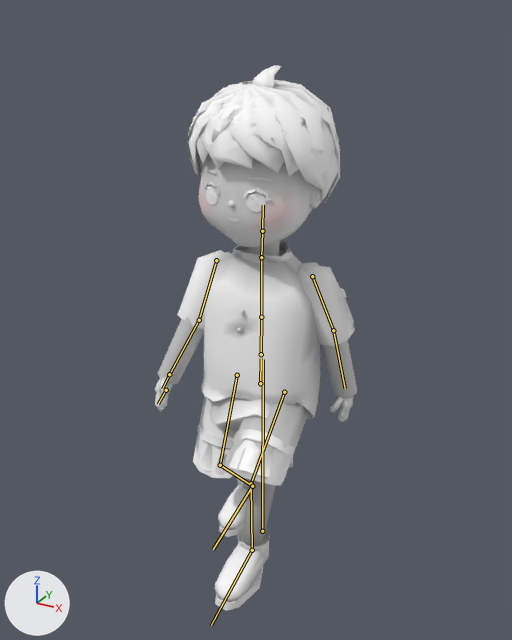
Before and after pictures for a commit that changed the glTF model public/models/villager-kid.lite.glb.
Camera for both pictures: a 50 mm lens placed at (0.688, -1.287, 1.233), pointed at (0.017, -0.067, 0.623). Every picture has the same lights, and +X, +Y and +Z are marked at lower left. The picture after the commit comes second. Both versions are drawn at frame 12 of the action 'Walk'; the numbers are the values there. The bones that change, and the others that lie on the model, are drawn over the model as lines.

The first picture shows 'villager-kid'.
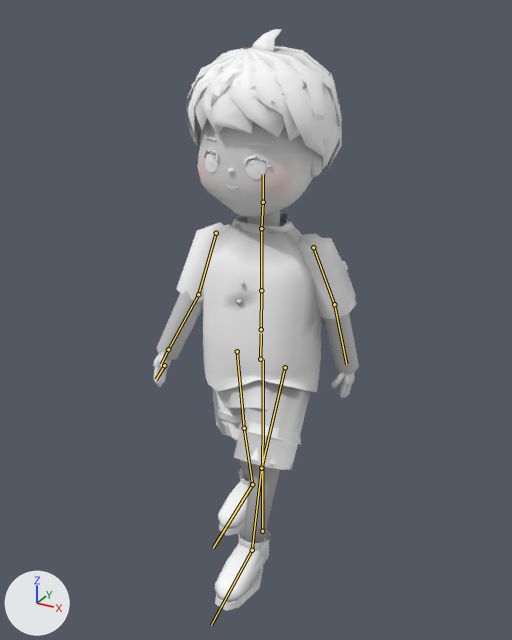
What the commit changed:
Bone 'hips' (bone_hips) moves from (-0.007, -0.064, 0.0) to (-0.007, -0.001, 0.0).
Bone 'thigh_L' (bone_thigh_l) turns from (-57, -12, 0) to (-33, -12, 0) degrees about its own x, y and z.
Bone 'shin_L' (bone_shin_l) turns from (54, 0, 1) to (12, 0, 0) degrees about its own x, y and z.
Bone 'foot_L' (bone_foot_l) turns from (-10, 4, 3) to (8, 3, 9) degrees about its own x, y and z.
Bone 'thigh_R' (bone_thigh_r) turns from (-16, 2, -1) to (9, 2, -1) degrees about its own x, y and z.
Bone 'shin_R' (bone_shin_r) turns from (51, 0, -1) to (-6, 0, 0) degrees about its own x, y and z.
Bone 'foot_R' (bone_foot_r) turns from (-36, -1, 5) to (-5, -3, -5) degrees about its own x, y and z.

What differs and where, as boxes [x1, y1, x2, y2] in the pictures (512 x 640 px):
'villager-kid', posed (7% taller)
    before: [155, 66, 357, 611]
    after: [153, 29, 359, 611]
bone 'hips', root to tip
    before: (260, 383) to (261, 358)
    after: (260, 359) to (261, 333)
bone 'thigh_L', root to tip
    before: (284, 392) to (251, 483)
    after: (285, 367) to (261, 468)
bone 'shin_L', root to tip
    before: (251, 483) to (252, 550)
    after: (261, 468) to (252, 550)
bone 'thigh_R', root to tip
    before: (237, 375) to (220, 465)
    after: (237, 351) to (244, 428)
bone 'shin_R', root to tip
    before: (220, 465) to (252, 486)
    after: (244, 428) to (252, 484)
bone 'foot_R', root to tip
    before: (252, 486) to (213, 549)
    after: (252, 484) to (213, 548)
